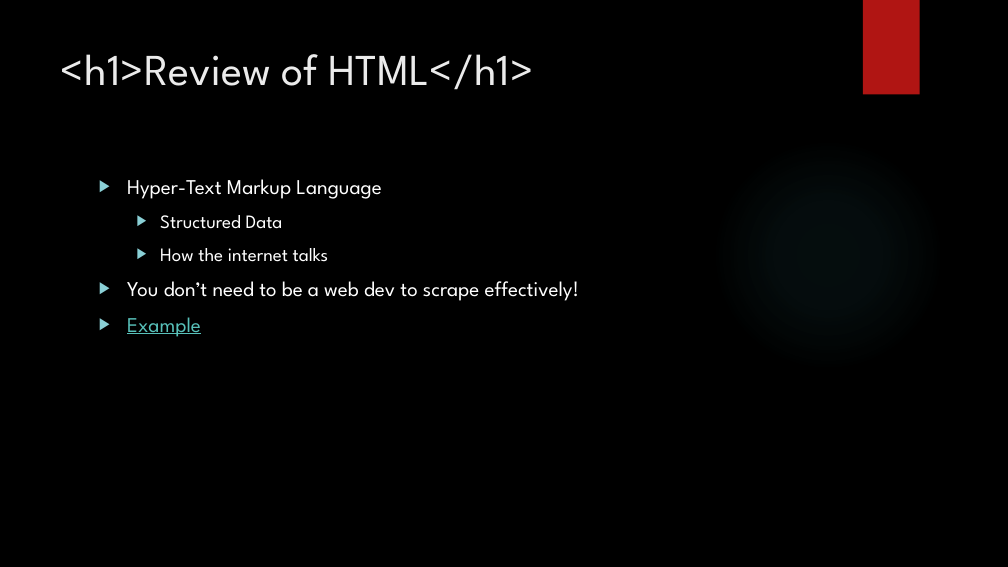
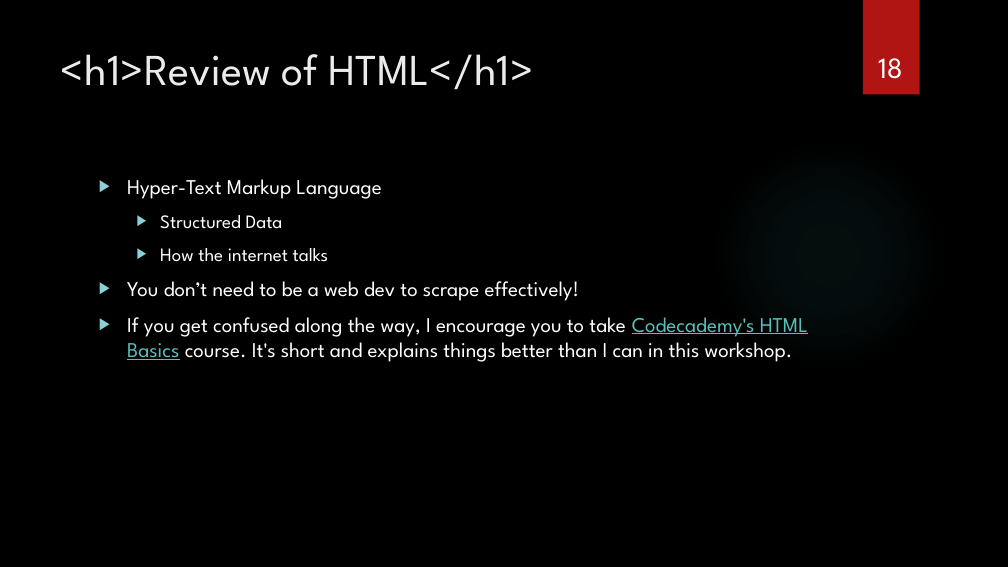
Before and after one commit to nicholas-vogt/modeling-march-madness, a slide deck: slide 18 of 1 Web Scraping.pptx (slide 15 before the commit). Drawn at 1008x567 pixels with LibreOffice and Linux fonts; fonts in the diff are those of the drawing; background and template pictures are left out. Boxes give left, top, right and bottom in pixels: in the first picture for what was removed or moved away, otherwise in the second. Text is boxed around its words. In the diff, an @@ line names an element or a change of style, - is before the commit and + after.

```diff
--- a/1 Web Scraping.pptx
+++ b/1 Web Scraping.pptx
@@ page number added at [878,58,903,79], 28 pt, text #FFFFFF @@
+18
@@ text at [127,317,808,362]: text changed; text colour #58C1BA to #FFFFFF @@
-▶ Example
+▶ If you get confused along the way, I encourage you to take Codecademy's HTML Basics course. It's short and explains things better than I can in this workshop.
```
Also in this commit, not shown: 34 other slides changed, 3 slides added, 1 slide removed, 3 other files.
